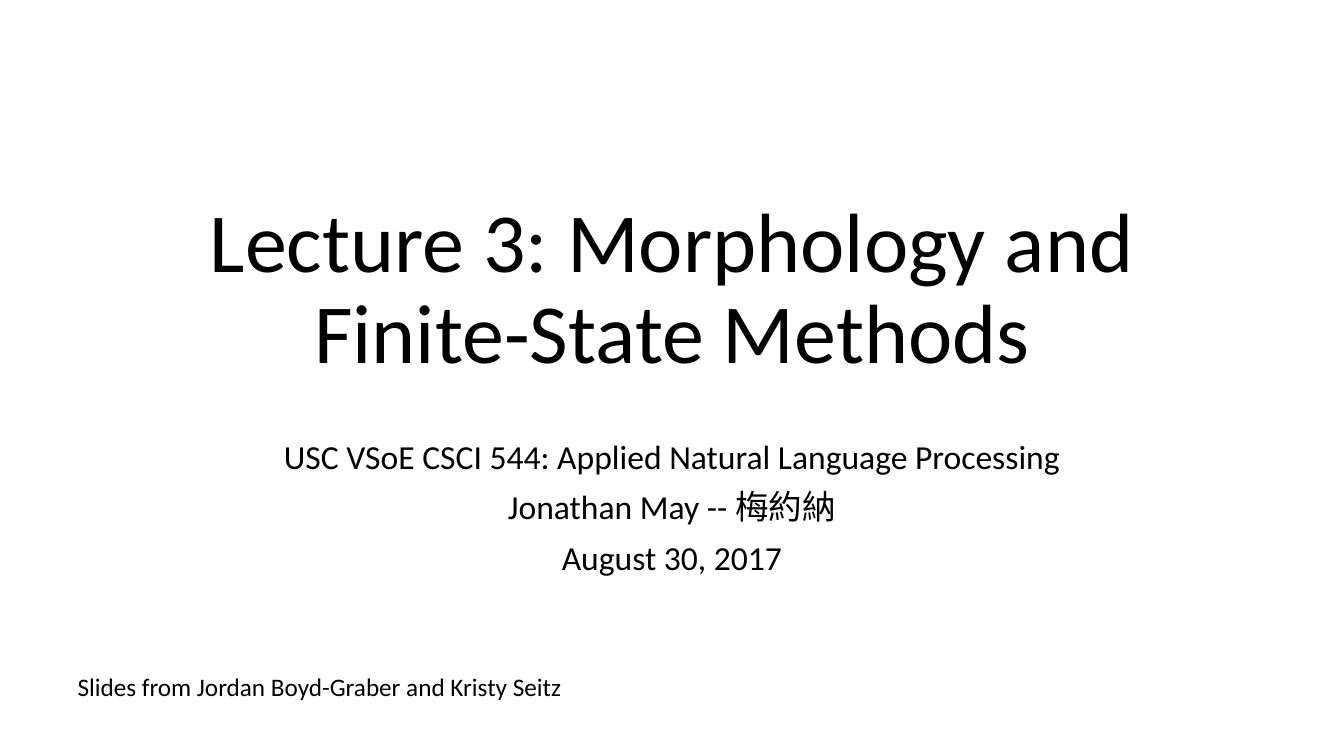
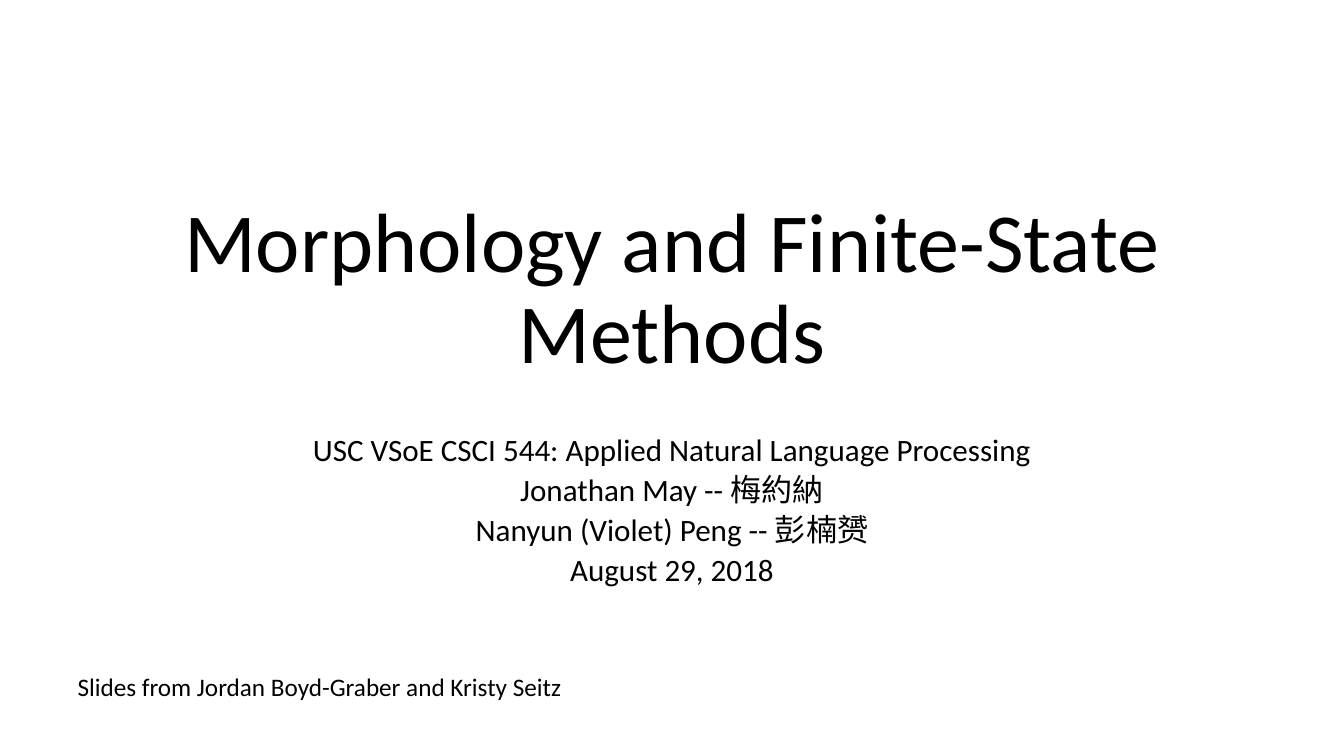
Before and after one commit to isi-nlp/csci_544_fa_18_slides, a slide deck: slide 1 of fsa_0829.pptx. Drawn at 1344x756 pixels with LibreOffice and Linux fonts; fonts in the diff are those of the drawing. Boxes give left, top, right and bottom in pixels: in the first picture for what was removed or moved away, otherwise in the second. Text is boxed around its words. In the diff, an @@ line names an element or a change of style, - is before the commit and + after.

```diff
--- a/fsa_0829.pptx
+++ b/fsa_0829.pptx
@@ title at [184,213,1159,364]: text changed @@
-Lecture 3: Morphology and Finite-State Methods
+Morphology and Finite-State Methods
@@ subtitle at [313,439,1031,506]: size 24 to 22.2 pt in "USC VSoE CSCI 544: Applied Natural Language ...", "Jonathan May -- 梅約納"; line spacing 0.9 to 0.7 @@
@@ subtitle at [476,515,868,587]: text changed; size 24 to 22.2 pt @@
-August 30, 2017
+Nanyun (Violet) Peng -- 彭楠赟
+August 29, 2018
```
Also in this commit, not shown: 1 slide added, 3 other files.
